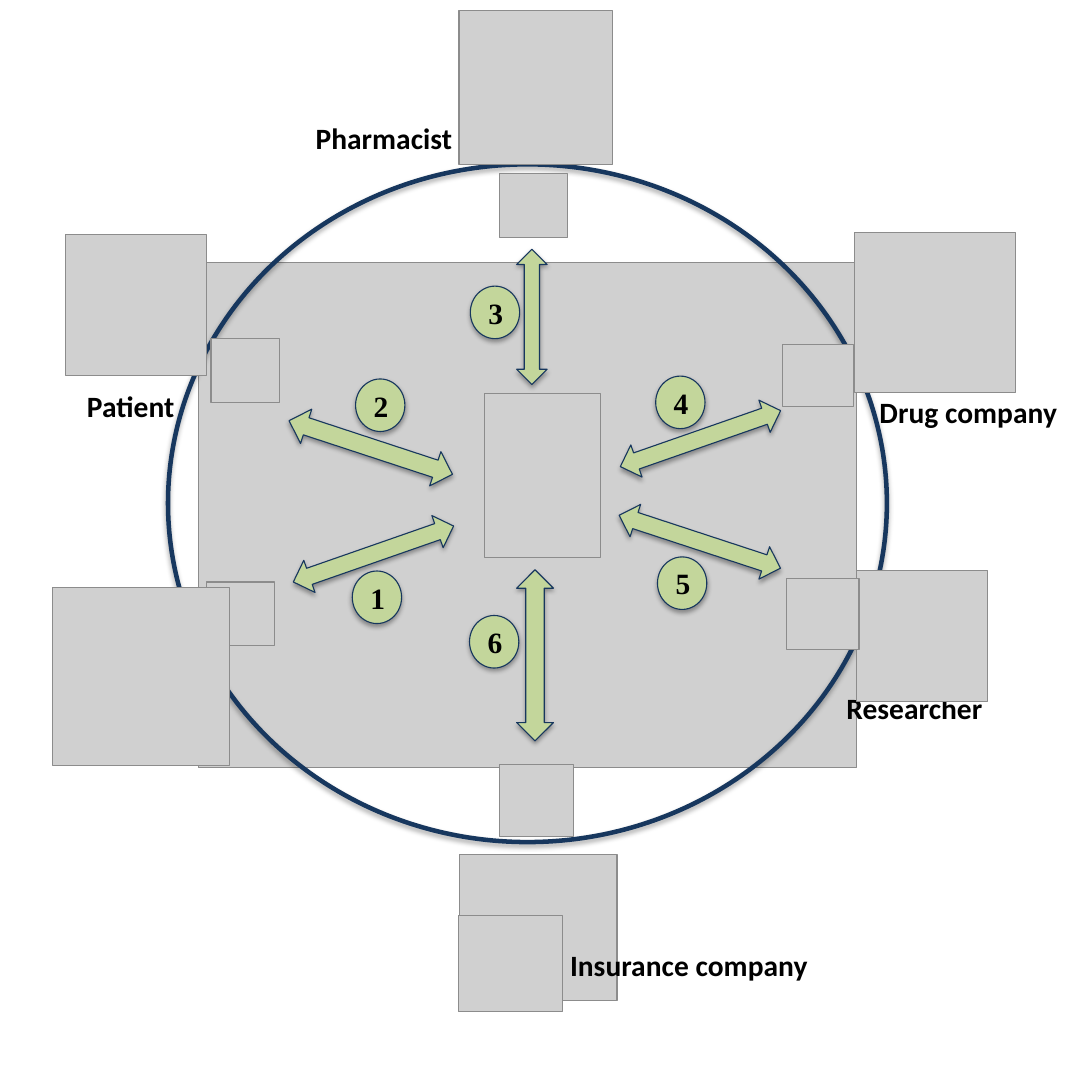
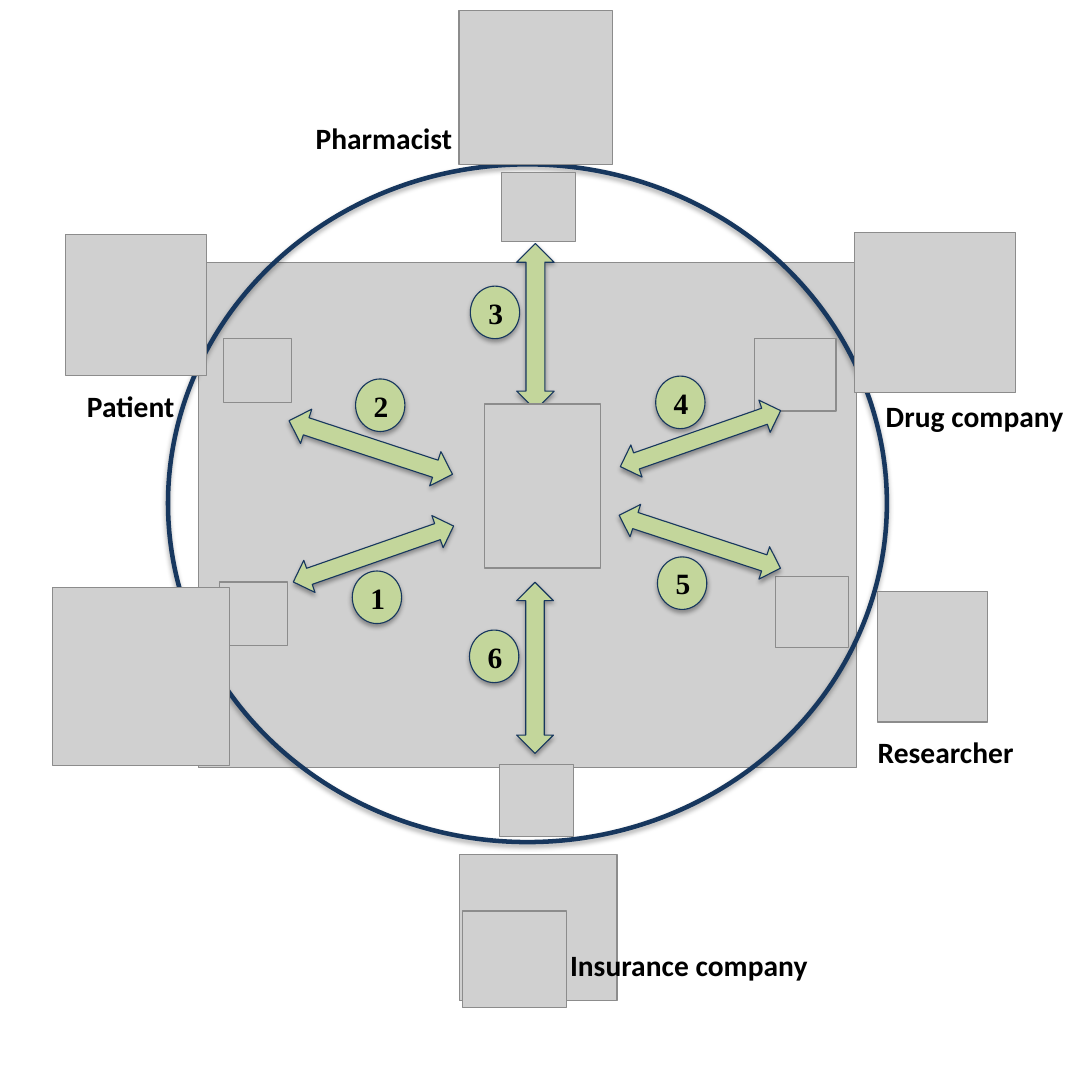
Before and after one commit to thinker007/pharmer, a slide deck: slide 1 of paper/images/ asli.pptx. Drawn at 1092x1066 pixels with LibreOffice and Linux fonts; fonts in the diff are those of the drawing; grey boxes stand for pictures. Boxes give left, top, right and bottom in pixels: in the first picture for what was removed or moved away, otherwise in the second. Text is boxed around its words. In the diff, an @@ line names an element or a change of style, - is before the commit and + after.

```diff
--- a/paper/images/ asli.pptx
+++ b/paper/images/ asli.pptx
@@ picture: place and size @@
-picture at [499, 173, 568, 237]
+picture at [502, 172, 575, 242]
@@ left right arrow: place and size @@
-left right arrow at [516, 250, 547, 385]
+left right arrow at [516, 243, 554, 410]
@@ picture: place and size @@
-picture at [211, 338, 280, 402]
+picture at [223, 338, 291, 402]
@@ picture: place and size @@
-picture at [782, 344, 853, 406]
+picture at [754, 339, 836, 412]
@@ picture: place and size @@
-picture at [484, 393, 600, 557]
+picture at [484, 404, 600, 568]
@@ text "Drug company": place and size @@
-text "Drug company" at [879, 404, 1057, 430]
+text "Drug company" at [886, 408, 1063, 432]
@@ picture: place and size @@
-picture at [207, 582, 275, 646]
+picture at [219, 582, 287, 646]
@@ left right arrow: place and size @@
-left right arrow at [517, 570, 554, 741]
+left right arrow at [517, 583, 554, 754]
@@ picture: place and size @@
-picture at [786, 578, 859, 650]
+picture at [776, 576, 848, 648]
@@ picture: place and size @@
-picture at [857, 571, 988, 702]
+picture at [877, 592, 988, 723]
@@ ellipse "6": place and size @@
-ellipse "6" at [469, 615, 519, 667]
+ellipse "6" at [469, 630, 519, 682]
@@ text "Researcher" rewrapped from [846, 695, 982, 727] to [878, 742, 1014, 764] @@
@@ picture: place and size @@
-picture at [458, 915, 562, 1012]
+picture at [463, 911, 567, 1008]
```
Also in this commit, not shown: 1 other file.
